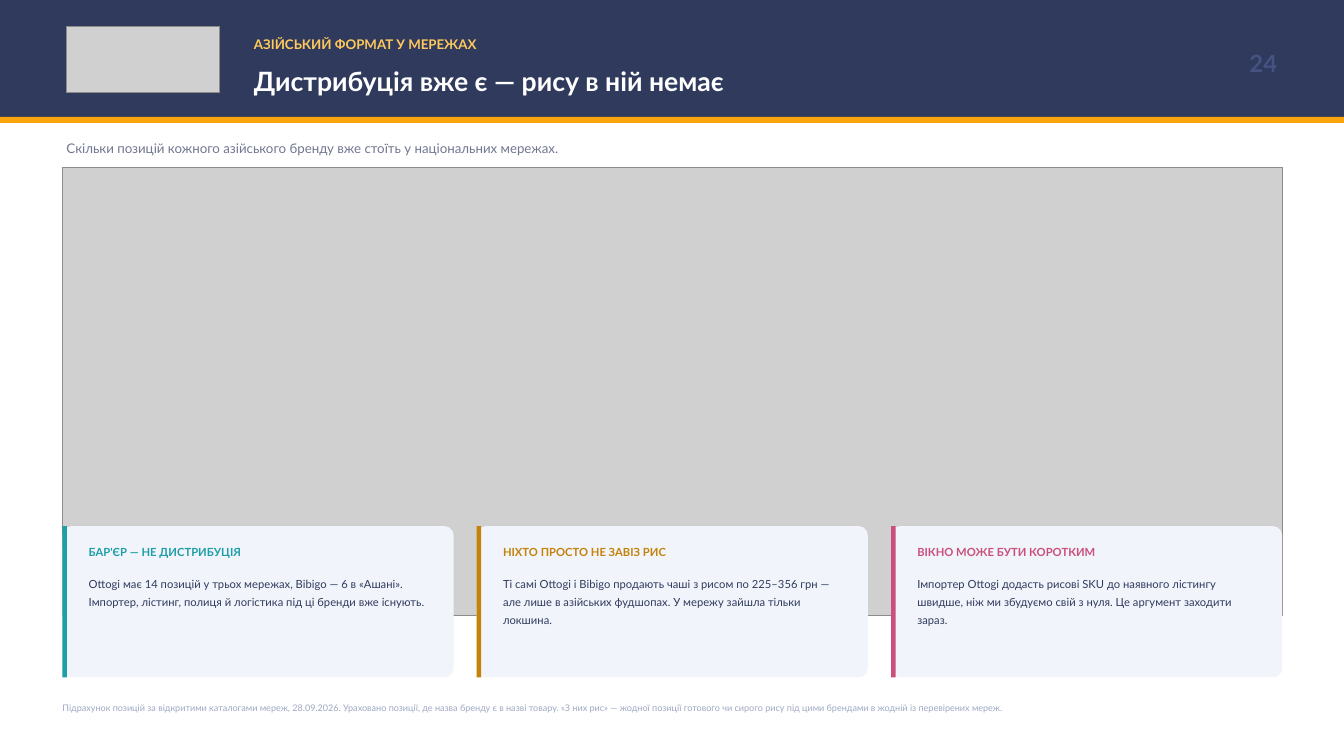
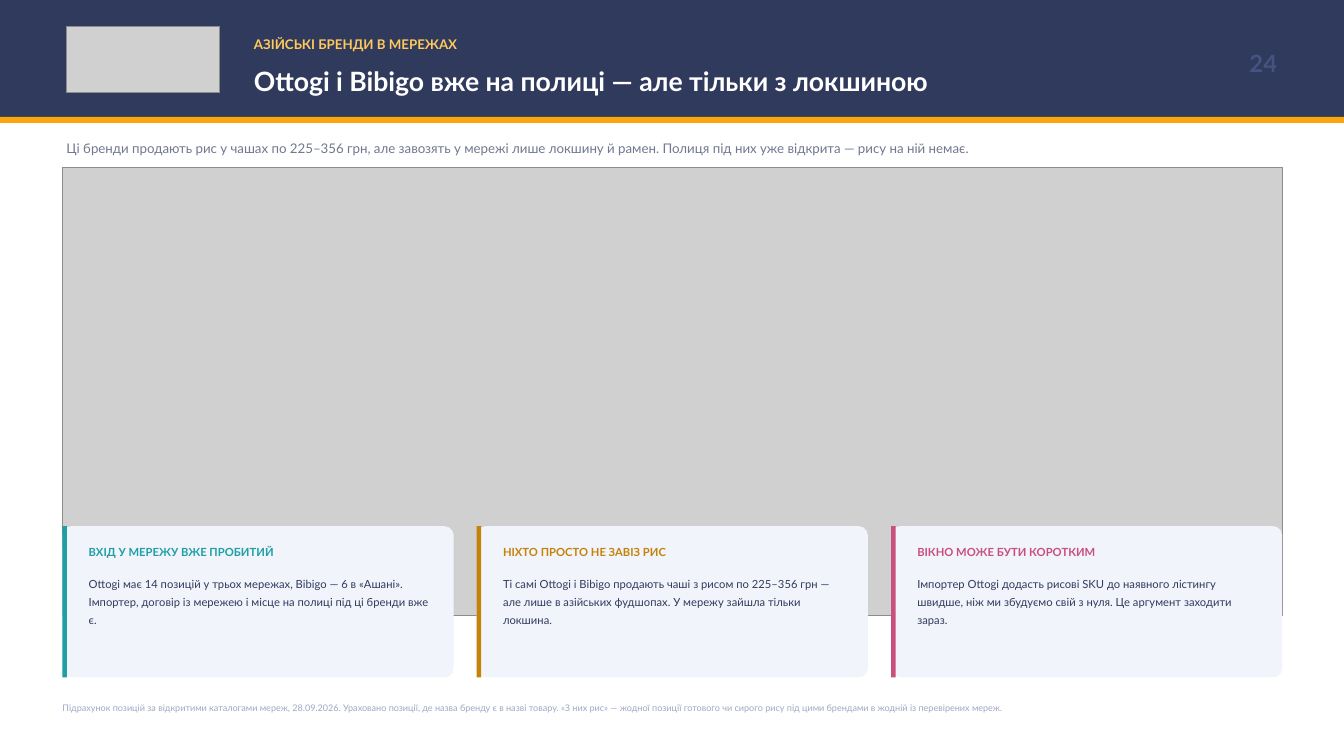
Before and after one commit to IllyaChaplygin/Chaplygin-Illya, a slide deck: slide 24 of rte-rice-analysis/RTE_Rice_Market_Research_FINAL.pptx. Drawn at 1344x756 pixels with LibreOffice and Linux fonts; fonts in the diff are those of the drawing; grey boxes stand for pictures. Boxes give left, top, right and bottom in pixels: in the first picture for what was removed or moved away, otherwise in the second. Text is boxed around its words. In the diff, an @@ line names an element or a change of style, - is before the commit and + after.

```diff
--- a/rte-rice-analysis/RTE_Rice_Market_Research_FINAL.pptx
+++ b/rte-rice-analysis/RTE_Rice_Market_Research_FINAL.pptx
@@ text at [254, 38, 457, 52]: text changed @@
-АЗІЙСЬКИЙ ФОРМАТ У МЕРЕЖАХ
+АЗІЙСЬКІ БРЕНДИ В МЕРЕЖАХ
@@ text at [254, 71, 928, 96]: text changed @@
-Дистрибуція вже є — рису в ній немає
+Ottogi і Bibigo вже на полиці — але тільки з локшиною
@@ text at [66, 143, 969, 156]: text changed @@
-Скільки позицій кожного азійського бренду вже стоїть у національних мережах.
+Ці бренди продають рис у чашах по 225–356 грн, але завозять у мережі лише локшину й рамен. Полиця під них уже відкрита — рису на ній немає.
@@ text at [89, 546, 273, 558]: text changed @@
-БАР'ЄР — НЕ ДИСТРИБУЦІЯ
+ВХІД У МЕРЕЖУ ВЖЕ ПРОБИТИЙ
@@ text at [89, 580, 428, 624]: text changed @@
-Ottogi має 14 позицій у трьох мережах, Bibigo — 6 в «Ашані». Імпортер, лістинг, полиця й логістика під ці бренди вже існують.
+Ottogi має 14 позицій у трьох мережах, Bibigo — 6 в «Ашані». Імпортер, договір із мережею і місце на полиці під ці бренди вже є.
```
Also in this commit, not shown: 21 other slides changed, 1 slide removed, 2 other files.
